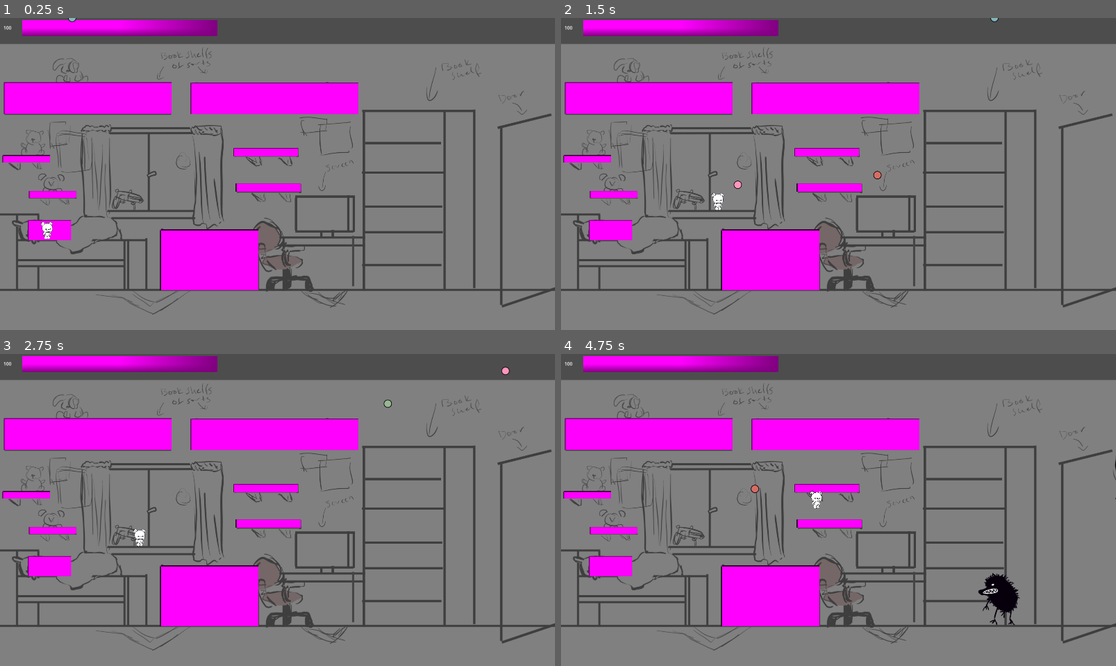
Above: before the commit, frames 1-4 (two rows, left to right).
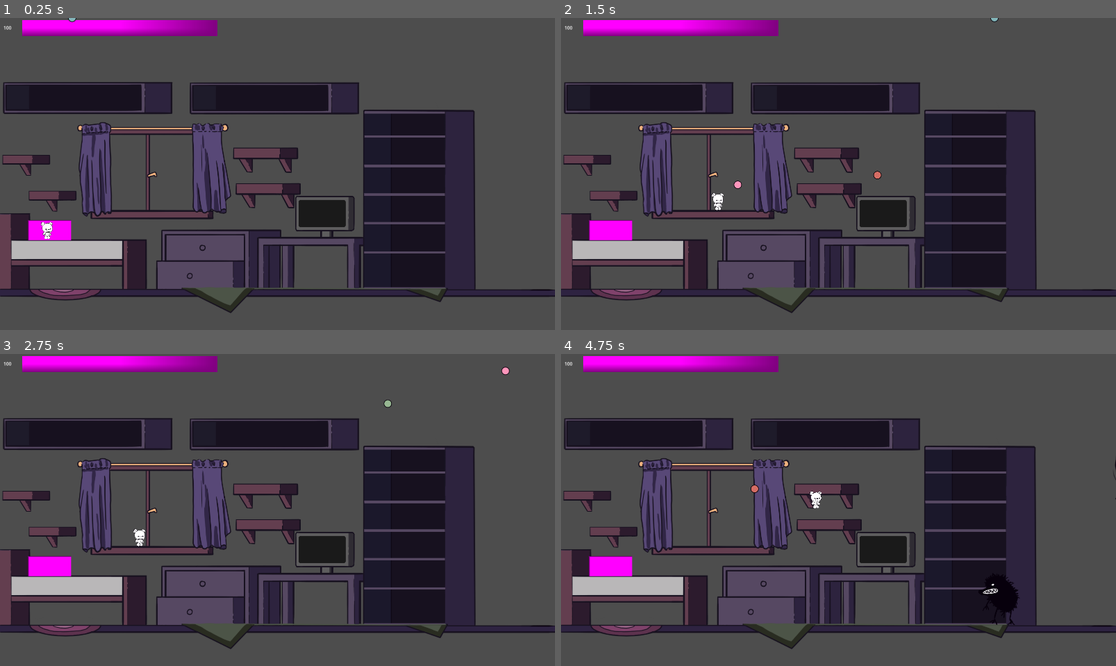
Above: after the commit, the same moments.

Repository: Karanval/CatStack
Game: Godot game, scene res://Scenes/TestScene/TestScene.tscn
The game is run twice, just before and just after one commit, with the same random seed, the same clock (stepped at 60 frames per second) and the same inputs.
Inputs (mouse positions are in pixels of both pictures, inside the frame that each line leads up to):
- Up to frame 1 (0.25 s): no input
- Up to frame 2 (1.5 s): tap Enter at 0.5 s; move the mouse to (960, 158) at 0.52 s; press the mouse at (960, 158) at 0.53 s; hold D (Right) from 0.53 s (still down); tap Space (Jump) at 0.77 s; move the mouse to (727, 189) at 1.27 s; release the mouse at (727, 189) at 1.28 s; click (727, 189) at 1.35 s
- Up to frame 3 (2.75 s): tap Space (Jump) at 1.52 s; move the mouse to (333, 441) at 2.02 s; release D (Right) at 2.03 s; press the mouse at (333, 441) at 2.03 s; hold A (Left) from 2.03 s (still down)
- Up to frame 4 (4.75 s): move the mouse to (810, 572) at 2.77 s; release A (Left) at 2.78 s; release the mouse at (810, 572) at 2.78 s; hold D (Right) 2.78-4.28 s; click (810, 572) at 2.85 s; tap Space (Jump) at 3.02, 3.77, 4.52 s; move the mouse to (1005, 556) at 3.52 s; press the mouse at (1005, 556) at 3.53 s; move the mouse to (672, 463) at 4.27 s; release the mouse at (672, 463) at 4.28 s; hold A (Left) from 4.28 s (still down); click (672, 463) at 4.35 s

The runs differ from the first frame. In frame 1, 89% of the frame differs, in the area x 0-100%, y 8-100%; in frame 2, 89%; in frame 3, 89%; in frame 4, 88%.

Commit message:
Update assets for room and furniture

Diff:
--- a/Scenes/Furniture/Shelf.tscn
+++ b/Scenes/Furniture/Shelf.tscn
@@ -1,7 +1,6 @@
 [gd_scene load_steps=3 format=3 uid="uid://blm4cbfri34hq"]
 
-[sub_resource type="PlaceholderTexture2D" id="PlaceholderTexture2D_i2jh0"]
-size = Vector2(225, 30)
+[ext_resource type="Texture2D" uid="uid://dyt0q28s8863q" path="res://graphics/room/shelf_1.png" id="1_ncxam"]
 
 [sub_resource type="RectangleShape2D" id="RectangleShape2D_i2jh0"]
 size = Vector2(226, 30)
@@ -9,7 +8,9 @@
 [node name="Shelf" type="Node2D"]
 
 [node name="Sprite2D" type="Sprite2D" parent="."]
-texture = SubResource("PlaceholderTexture2D_i2jh0")
+position = Vector2(0, 28)
+scale = Vector2(0.885, 0.885)
+texture = ExtResource("1_ncxam")
 
 [node name="StaticBody2D" type="StaticBody2D" parent="."]
 collision_layer = 32
--- a/Scenes/Furniture/ShelfLarge.tscn
+++ b/Scenes/Furniture/ShelfLarge.tscn
@@ -1,7 +1,6 @@
 [gd_scene load_steps=3 format=3 uid="uid://dvnykwmrnn8ro"]
 
-[sub_resource type="PlaceholderTexture2D" id="PlaceholderTexture2D_1bgvc"]
-size = Vector2(580, 110)
+[ext_resource type="Texture2D" uid="uid://cq4qy1jmwq8xd" path="res://graphics/room/floating_book_shelf.png" id="1_vbqm8"]
 
 [sub_resource type="RectangleShape2D" id="RectangleShape2D_8wbbn"]
 size = Vector2(580, 110)
@@ -9,7 +8,9 @@
 [node name="ShelfLarge" type="Node2D"]
 
 [node name="Sprite2D" type="Sprite2D" parent="."]
-texture = SubResource("PlaceholderTexture2D_1bgvc")
+position = Vector2(0, -1)
+scale = Vector2(1.065, 1.065)
+texture = ExtResource("1_vbqm8")
 
 [node name="StaticBody2D" type="StaticBody2D" parent="."]
 collision_layer = 32
--- a/Scenes/Furniture/ShelfSmall.tscn
+++ b/Scenes/Furniture/ShelfSmall.tscn
@@ -1,7 +1,6 @@
 [gd_scene load_steps=3 format=3 uid="uid://co5y4sfs0kysd"]
 
-[sub_resource type="PlaceholderTexture2D" id="PlaceholderTexture2D_w1x5d"]
-size = Vector2(165, 25)
+[ext_resource type="Texture2D" uid="uid://bs3h0gqucauef" path="res://graphics/room/shelf_2.png" id="1_53cae"]
 
 [sub_resource type="RectangleShape2D" id="RectangleShape2D_e7upr"]
 size = Vector2(166, 26)
@@ -9,7 +8,9 @@
 [node name="ShelfSmall" type="Node2D"]
 
 [node name="Sprite2D" type="Sprite2D" parent="."]
-texture = SubResource("PlaceholderTexture2D_w1x5d")
+position = Vector2(0, 23.155)
+scale = Vector2(0.74, 0.74)
+texture = ExtResource("1_53cae")
 
 [node name="StaticBody2D" type="StaticBody2D" parent="."]
 
--- a/Scenes/Room.tscn
+++ b/Scenes/Room.tscn
@@ -1,9 +1,8 @@
 [gd_scene load_steps=21 format=3 uid="uid://0prw0oi6d0sx"]
 
+[ext_resource type="Texture2D" uid="uid://pgyf3sjlabiq" path="res://graphics/room/static_room.png" id="1_7gm67"]
 [ext_resource type="PackedScene" uid="uid://cofp715asgg2m" path="res://Scenes/Child/Child.tscn" id="2_7gm67"]
 [ext_resource type="PackedScene" uid="uid://blm4cbfri34hq" path="res://Scenes/Furniture/Shelf.tscn" id="2_a2si3"]
-[ext_resource type="PackedScene" uid="uid://cd5q35knrsibt" path="res://Scenes/Furniture/Drawers.tscn" id="3_aaq88"]
-[ext_resource type="Texture2D" uid="uid://dblr5vkl1hp5j" path="res://graphics/room_layout_sketch.png" id="4_a2si3"]
 [ext_resource type="PackedScene" uid="uid://co5y4sfs0kysd" path="res://Scenes/Furniture/ShelfSmall.tscn" id="4_aaq88"]
 [ext_resource type="PackedScene" uid="uid://dvnykwmrnn8ro" path="res://Scenes/Furniture/ShelfLarge.tscn" id="5_7gm67"]
 [ext_resource type="PackedScene" uid="uid://hefjpvbwdrbx" path="res://Scenes/Monsters/MonsterSpawner/MonsterSpawner.tscn" id="7_xebr5"]
@@ -15,10 +14,13 @@
 size = Vector2(464, 27)
 
 [sub_resource type="RectangleShape2D" id="RectangleShape2D_7gm67"]
-size = Vector2(376, 36)
+size = Vector2(366, 36)
 
 [sub_resource type="RectangleShape2D" id="RectangleShape2D_f1ah8"]
-size = Vector2(138, 19)
+size = Vector2(416, 19)
+
+[sub_resource type="RectangleShape2D" id="RectangleShape2D_vtib3"]
+size = Vector2(306, 17)
 
 [sub_resource type="RectangleShape2D" id="RectangleShape2D_0sh5y"]
 size = Vector2(207, 8)
@@ -33,7 +35,7 @@
 size = Vector2(20, 967)
 
 [sub_resource type="RectangleShape2D" id="RectangleShape2D_ijr7e"]
-size = Vector2(276, 20)
+size = Vector2(284, 10)
 
 [sub_resource type="RectangleShape2D" id="RectangleShape2D_khqja"]
 size = Vector2(384, 20)
@@ -50,9 +52,8 @@
 [node name="Room" type="Node2D"]
 
 [node name="RoomLayoutSketch" type="Sprite2D" parent="."]
-modulate = Color(1, 1, 1, 0.286275)
 position = Vector2(960, 630)
-texture = ExtResource("4_a2si3")
+texture = ExtResource("1_7gm67")
 
 [node name="Child" parent="." instance=ExtResource("2_7gm67")]
 position = Vector2(171, 734)
@@ -61,9 +62,6 @@
 
 [node name="Shelf" parent="Furniture" instance=ExtResource("2_a2si3")]
 position = Vector2(928, 587)
-
-[node name="Drawers" parent="Furniture" instance=ExtResource("3_aaq88")]
-position = Vector2(724, 837)
 
 [node name="Shelf2" parent="Furniture" instance=ExtResource("2_a2si3")]
 position = Vector2(919, 464)
@@ -105,7 +103,7 @@
 one_way_collision = true
 
 [node name="Desk" type="StaticBody2D" parent="Collisions"]
-position = Vector2(1252, 765)
+position = Vector2(1251, 765)
 collision_layer = 32
 collision_mask = 2
 metadata/_edit_group_ = true
@@ -115,16 +113,26 @@
 shape = SubResource("RectangleShape2D_7gm67")
 one_way_collision = true
 
-[node name="Chair" type="StaticBody2D" parent="Collisions"]
-position = Vector2(1273, 830)
-collision_layer = 32
-collision_mask = 2
-metadata/_edit_group_ = true
-
-[node name="CollisionShape2D" type="CollisionShape2D" parent="Collisions/Chair"]
-position = Vector2(-296, 1.5)
+[node name="Drawers" type="StaticBody2D" parent="Collisions"]
+position = Vector2(626, 742)
+collision_layer = 32
+collision_mask = 2
+metadata/_edit_group_ = true
+
+[node name="CollisionShape2D" type="CollisionShape2D" parent="Collisions/Drawers"]
+position = Vector2(139, 0)
 shape = SubResource("RectangleShape2D_f1ah8")
 one_way_collision = true
+
+[node name="DrawersBottom" type="StaticBody2D" parent="Collisions"]
+position = Vector2(550, 849)
+collision_layer = 32
+collision_mask = 2
+metadata/_edit_group_ = true
+
+[node name="CollisionShape2D" type="CollisionShape2D" parent="Collisions/DrawersBottom"]
+position = Vector2(143, -1.5)
+shape = SubResource("RectangleShape2D_vtib3")
 
 [node name="Monitor" type="StaticBody2D" parent="Collisions"]
 position = Vector2(1218, 624)
@@ -163,7 +171,7 @@
 shape = SubResource("RectangleShape2D_mimag")
 
 [node name="BookshelfFloor1" type="StaticBody2D" parent="Collisions"]
-position = Vector2(1399, 856)
+position = Vector2(1399, 811)
 collision_layer = 32
 collision_mask = 2
 metadata/_edit_group_ = true
@@ -173,7 +181,7 @@
 one_way_collision = true
 
 [node name="BookshelfFloor2" type="StaticBody2D" parent="Collisions"]
-position = Vector2(1399, 740)
+position = Vector2(1399, 710)
 collision_layer = 32
 collision_mask = 2
 metadata/_edit_group_ = true
@@ -183,7 +191,7 @@
 one_way_collision = true
 
 [node name="BookshelfFloor3" type="StaticBody2D" parent="Collisions"]
-position = Vector2(1398, 652)
+position = Vector2(1398, 611)
 collision_layer = 32
 collision_mask = 2
 metadata/_edit_group_ = true
@@ -193,7 +201,7 @@
 one_way_collision = true
 
 [node name="BookshelfFloor4" type="StaticBody2D" parent="Collisions"]
-position = Vector2(1395, 535)
+position = Vector2(1399, 512)
 collision_layer = 32
 collision_mask = 2
 metadata/_edit_group_ = true
@@ -203,12 +211,13 @@
 one_way_collision = true
 
 [node name="BookshelfFloor5" type="StaticBody2D" parent="Collisions"]
-position = Vector2(1395, 432)
+position = Vector2(1395, 416)
 collision_layer = 32
 collision_mask = 2
 metadata/_edit_group_ = true
 
 [node name="CollisionShape2D" type="CollisionShape2D" parent="Collisions/BookshelfFloor5"]
+position = Vector2(4, -5)
 shape = SubResource("RectangleShape2D_ijr7e")
 one_way_collision = true
 
